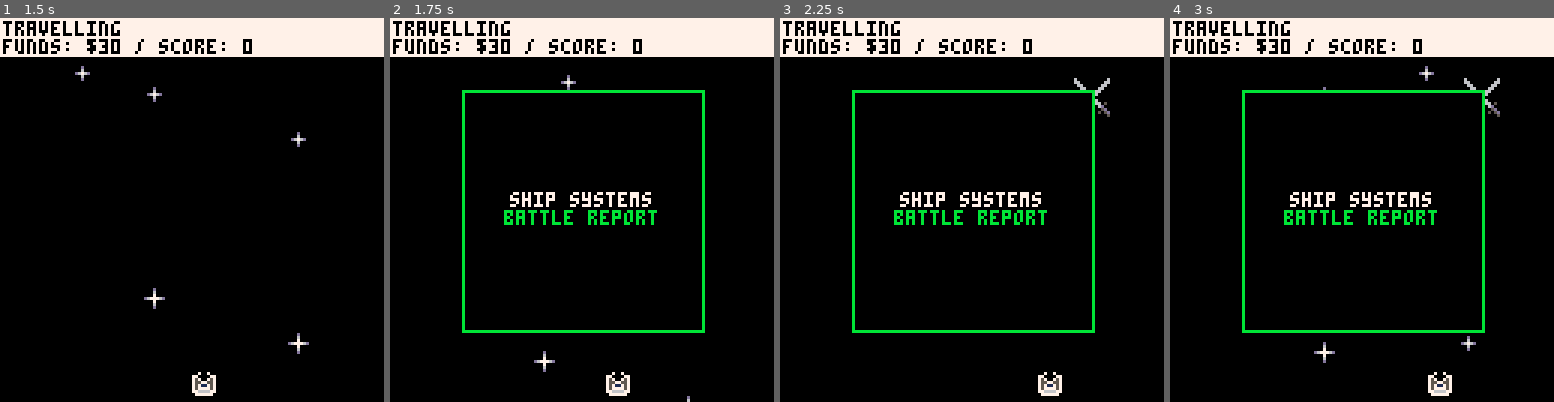
Above: before the commit, frames 1-4 (left to right).
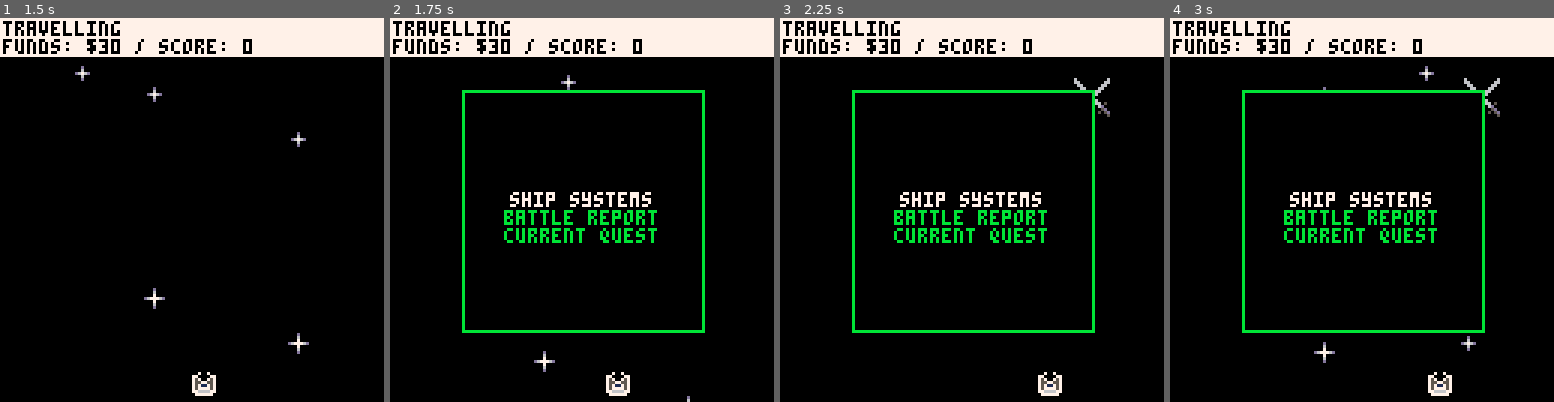
Above: after the commit, the same moments.

Repository: NinetiesPaul/Orion-s-Defender
Game: PICO-8 cartridge orionsdefender.p8
The game is run twice, just before and just after one commit, with the same random seed, the same clock (stepped at 60 frames per second) and the same inputs.
Inputs:
- Up to frame 1 (1.5 s): tap X (X key) at 0.33, 1.07 s; tap O (Z key) at 0.7 s
- Up to frame 2 (1.75 s): hold Right from 1.6 s (still down); tap O (Z key) at 1.7 s
- Up to frame 3 (2.25 s): tap X (X key) at 1.85 s; release Right at 2.1 s; tap O (Z key) at 2.1 s; hold Up from 2.15 s (still down)
- Up to frame 4 (3 s): release Up at 2.42 s; hold Right from 2.47 s (still down); tap O (Z key) at 2.5, 2.9 s; tap X (X key) at 2.97 s

Frame 1 is identical in both runs. In frame 2, 0.7% of the frame differs, in the area x 29-70%, y 54-59%; in frame 3, 0.7%; in frame 4, 0.7%.

Commit message:
feat: added quest feature

Diff:
--- a/orionsdefender.p8
+++ b/orionsdefender.p8
@@ -28,6 +28,7 @@
 	pause_menu_myship_page = 0
 	pause_menu_battlerep = false
 	pause_menu_battlerep_page = 0
+	pause_menu_quest_text = false
 	help_text_y = 0
 	stars = {}
 
@@ -47,6 +48,11 @@
 		"missile", -- 2
 		"cluster", -- 3
 		"stun" -- 4
+	}
+	encounters_spr = {
+		64,
+		72,
+		96
 	}
 
 	stat_lvl = { 5, 10, 15 }
@@ -319,7 +325,7 @@
 			b_health = 4.2,
 			b_energy = 5,
 			b_damage = 2,
-			b_shot_speed = 1.3,
+			b_shot_speed = 1.8,
 			b_speed =  1.5,
 			b_cdr = 50,
 			score = 175,
@@ -335,11 +341,27 @@
 			b_health = 5,
 			b_energy = 7,
 			b_damage = 3,
-			b_shot_speed = 1.7,
+			b_shot_speed = 2,
 			b_speed =  1.7,
 			b_cdr = 50,
 			score = 250,
 			reward = 20,
+			n_destroyed = 0,
+			knowledge_level = 0
+		},
+		{
+			id = 6,
+			name = "spider",
+			spr = 061,
+			spr_damage = 029,
+			b_health = 7,
+			b_energy = 6,
+			b_damage = 4,
+			b_shot_speed = 2.5,
+			b_speed =  2,
+			b_cdr = 55,
+			score = 300,
+			reward = 30,
 			n_destroyed = 0,
 			knowledge_level = 0
 		}
@@ -373,6 +395,15 @@
 	music_battle_end_playing = false
 
 	siren_spr = 015
+
+	-- quests
+	current_quest = false
+	current_quest_text = "no quest ongoing"
+	showing_quest_prompt = false
+	current_quest_option = false
+	quest_enemy_warned = false
+	quest_ended = false
+	quest_reward = 0
 end
 
 function _draw()
@@ -394,103 +425,114 @@
 
 			-- line(64,0,64,127, 7)
 
-			if not pause_menu_myship and not pause_menu_battlerep then
-				print("ship systems", 40, 58, (pause_menu_option == 1) and 7 or 11)
-				print("battle report", 38, 64, (pause_menu_option == 2) and 7 or 11)
-			end
-
-			if pause_menu_battlerep then
-				print("battle report", 26, 26, 11)
-				spr(enemy_list[pause_menu_battlerep_page].spr, 26, 39)
-				print("the " .. "\""..enemy_list[pause_menu_battlerep_page].name.."\"", 37, 40, 7)
-
-				print("hull: " .. enemy_list[pause_menu_battlerep_page].b_health, 26, 48, 7)
-				print("shield: " .. enemy_list[pause_menu_battlerep_page].b_energy, 26, 54, 7)
-				print("speed: " .. enemy_list[pause_menu_battlerep_page].b_speed, 26, 60, 7)
-				print("shot speed: " .. enemy_list[pause_menu_battlerep_page].b_shot_speed, 26, 66, 7)
-				print("damage: " .. enemy_list[pause_menu_battlerep_page].b_damage, 26, 72, 7)
-				print("cooldown: " .. enemy_list[pause_menu_battlerep_page].b_cdr, 26, 78, 7)
-
-				threath = (pause_menu_battlerep_page == 1) and "low" or (pause_menu_battlerep_page == 2 or pause_menu_battlerep_page == 3) and "mid" or "high"
-				print("threath level: " .. threath, 26, 84, 7)
-				print("confirmed kills: " .. enemy_list[pause_menu_battlerep_page].n_destroyed, 26, 90, 7)
-				print("proficiency: " .. enemy_list[pause_menu_battlerep_page].knowledge_level, 26, 96, 7)
-			end
-
-			if pause_menu_myship then
-				if pause_menu_myship_page == 1 then
-					print("ship systems", 26, 26, 11)
-
-					spr(003, 26, 40)
-					print("health", 34, 41, 7)
-					print(player.health.."/"..player.max_health, 92, 41, 7)
-					print("current ver: ", 26, 49, 7)
-					print(player.health_lvl .. "/3", 92, 49, 7)
-
-					spr(004, 26, 55)
-					print("armor", 34, 56, 7)
-					print(player.armor.."/"..player.max_armor, 92, 56, 7)
-					print("current ver: ", 26, 64, 7)
-					print(player.armor_lvl .. "/3", 92, 64, 7)
-
-					spr(005, 26, 70)
-					print("fuel", 34, 71, 7)
-					print(flr(player.fuel).."/"..player.max_fuel, 84, 71, 7)
-				elseif pause_menu_myship_page == 2 then
-					print("laser weapon", 26, 26, 11)
-
-					print("system lv", 26, 40, 7)
-					print(player.laser_lvl, 100, 40, 7)
-					print("damage", 26, 46, 7)
-					print(laser_damage, 92, 46, 7)
-					print("reload time", 26, 52, 7)
-					print(laser_cooldown_rate, 96, 52, 7)
-				elseif pause_menu_myship_page == 3 then
-					print("guided shot", 26, 26, 11)
-
-					print("system lv", 26, 40, 7)
-					print(player.missile_lvl, 100, 40, 7)
-					print("damage", 26, 46, 7)
-					print(missile_damage, 92, 46, 7)
-					print("reload time", 26, 52, 7)
-					print(missile_cooldown_rate, 92, 52, 7)
-					print("stockpile", 26, 58, 7)
-					print(player.missile_n.."/"..player.missile_max_capacity, 92, 58, 7)
-				elseif pause_menu_myship_page == 4 then
-					print("cluster shot", 26, 26, 11)
-
-					if player.weapon_system_lvl >= 2 then
+			if not showing_quest_prompt then
+				if not pause_menu_myship and not pause_menu_battlerep and not pause_menu_quest_text then
+					print("ship systems", 40, 58, (pause_menu_option == 1) and 7 or 11)
+					print("battle report", 38, 64, (pause_menu_option == 2) and 7 or 11)
+					print("current quest", 38, 70, (pause_menu_option == 3) and 7 or 11)
+				end
+
+				if pause_menu_battlerep then
+					print("battle report", 26, 26, 11)
+					spr(enemy_list[pause_menu_battlerep_page].spr, 26, 39)
+					print("the " .. "\""..enemy_list[pause_menu_battlerep_page].name.."\"", 37, 40, 7)
+
+					print("hull: " .. enemy_list[pause_menu_battlerep_page].b_health, 26, 48, 7)
+					print("shield: " .. enemy_list[pause_menu_battlerep_page].b_energy, 26, 54, 7)
+					print("speed: " .. enemy_list[pause_menu_battlerep_page].b_speed, 26, 60, 7)
+					print("shot speed: " .. enemy_list[pause_menu_battlerep_page].b_shot_speed, 26, 66, 7)
+					print("damage: " .. enemy_list[pause_menu_battlerep_page].b_damage, 26, 72, 7)
+					print("cooldown: " .. enemy_list[pause_menu_battlerep_page].b_cdr, 26, 78, 7)
+
+					threath = (pause_menu_battlerep_page == 1) and "low" or (pause_menu_battlerep_page == 2 or pause_menu_battlerep_page == 3) and "mid" or "high"
+					print("threath level: " .. threath, 26, 84, 7)
+					print("confirmed kills: " .. enemy_list[pause_menu_battlerep_page].n_destroyed, 26, 90, 7)
+					print("proficiency: " .. enemy_list[pause_menu_battlerep_page].knowledge_level, 26, 96, 7)
+				end
+
+				if pause_menu_myship then
+					if pause_menu_myship_page == 1 then
+						print("ship systems", 26, 26, 11)
+
+						spr(003, 26, 40)
+						print("health", 34, 41, 7)
+						print(player.health.."/"..player.max_health, 92, 41, 7)
+						print("current ver: ", 26, 49, 7)
+						print(player.health_lvl .. "/3", 92, 49, 7)
+
+						spr(004, 26, 55)
+						print("armor", 34, 56, 7)
+						print(player.armor.."/"..player.max_armor, 92, 56, 7)
+						print("current ver: ", 26, 64, 7)
+						print(player.armor_lvl .. "/3", 92, 64, 7)
+
+						spr(005, 26, 70)
+						print("fuel", 34, 71, 7)
+						print(flr(player.fuel).."/"..player.max_fuel, 84, 71, 7)
+					elseif pause_menu_myship_page == 2 then
+						print("laser weapon", 26, 26, 11)
+
 						print("system lv", 26, 40, 7)
-						print(player.cluster_lvl, 100, 40, 7)
+						print(player.laser_lvl, 100, 40, 7)
 						print("damage", 26, 46, 7)
-						print(cluster_damage, 92, 46, 7)
-						print("cluster damage", 26, 52, 7)
-						print(cluster_frag_damage, 88, 52, 7)
-						print("reload time", 26, 58, 7)
-						print(cluster_cooldown_rate, 96, 58, 7)
-						print("stockpile", 26, 64, 7)
-						print(player.cluster_n.."/"..player.cluster_max_capacity, 92, 64, 7)
-					else
-						print("unavailable", 26, 40, 7)
-					end
-				elseif pause_menu_myship_page == 5 then
-					print("stun shot", 26, 26, 11)
-
-					if player.weapon_system_lvl == 3 then
+						print(laser_damage, 92, 46, 7)
+						print("reload time", 26, 52, 7)
+						print(laser_cooldown_rate, 96, 52, 7)
+					elseif pause_menu_myship_page == 3 then
+						print("guided shot", 26, 26, 11)
+
 						print("system lv", 26, 40, 7)
-						print(player.stun_lvl, 100, 40, 7)
+						print(player.missile_lvl, 100, 40, 7)
 						print("damage", 26, 46, 7)
-						print(stun_damage, 92, 46, 7)
-						print("prox damage", 26, 52, 7)
-						print(stun_proximity_damage, 92, 52, 7)
-						print("reload time", 26, 58, 7)
-						print(stun_cooldown_rate, 92, 58, 7)
-						print("stockpile", 26, 64, 7)
-						print(player.stun_n.."/"..player.stun_max_capacity, 92, 64, 7)
-					else
-						print("unavailable", 26, 40, 7)
+						print(missile_damage, 92, 46, 7)
+						print("reload time", 26, 52, 7)
+						print(missile_cooldown_rate, 92, 52, 7)
+						print("stockpile", 26, 58, 7)
+						print(player.missile_n.."/"..player.missile_max_capacity, 92, 58, 7)
+					elseif pause_menu_myship_page == 4 then
+						print("cluster shot", 26, 26, 11)
+
+						if player.weapon_system_lvl >= 2 then
+							print("system lv", 26, 40, 7)
+							print(player.cluster_lvl, 100, 40, 7)
+							print("damage", 26, 46, 7)
+							print(cluster_damage, 92, 46, 7)
+							print("cluster damage", 26, 52, 7)
+							print(cluster_frag_damage, 88, 52, 7)
+							print("reload time", 26, 58, 7)
+							print(cluster_cooldown_rate, 96, 58, 7)
+							print("stockpile", 26, 64, 7)
+							print(player.cluster_n.."/"..player.cluster_max_capacity, 92, 64, 7)
+						else
+							print("unavailable", 26, 40, 7)
+						end
+					elseif pause_menu_myship_page == 5 then
+						print("stun shot", 26, 26, 11)
+
+						if player.weapon_system_lvl == 3 then
+							print("system lv", 26, 40, 7)
+							print(player.stun_lvl, 100, 40, 7)
+							print("damage", 26, 46, 7)
+							print(stun_damage, 92, 46, 7)
+							print("prox damage", 26, 52, 7)
+							print(stun_proximity_damage, 92, 52, 7)
+							print("reload time", 26, 58, 7)
+							print(stun_cooldown_rate, 92, 58, 7)
+							print("stockpile", 26, 64, 7)
+							print(player.stun_n.."/"..player.stun_max_capacity, 92, 64, 7)
+						else
+							print("unavailable", 26, 40, 7)
+						end
 					end
 				end
+
+				if pause_menu_quest_text then
+					print(current_quest_text, 26, 26, 7)
+				end
+			else
+				print(showing_quest_prompt, 26, 26, 7)
+				print("[z/🅾️] accept", 26, 92, 7)
+				print("[x/❎] decline", 26, 98, 7)
 			end
 		end
 	end
@@ -510,6 +552,7 @@
 		draw_transition_animation()
 		print("victory!", 48,64, 0)
 		print("found " .. battle_rewards .. " scraps", 35,72, 0)
+		if (quest_ended) print("quest rewards " .. quest_reward, 35,78, 0)
 		if (stat(54) == 0) print("press z or x to continue", 18, 104, 0)
 	end
 
@@ -609,32 +652,38 @@
 			if (clock % 60 == 0) create_encounter()
 			if (player.fuel <= 0) current_view = 5
 			foreach(encounters, move_encounter)
+			if (btnp(4)) pause_menu = true
 		else
-			if btnp(3) then
-				if (pause_menu_option < 2) pause_menu_option += 1
-			elseif btnp(2) then
-				if (pause_menu_option > 1) pause_menu_option -= 1
+			if not showing_quest_prompt then
+				if btnp(3) then
+					if (pause_menu_option < 3) pause_menu_option += 1
+				elseif btnp(2) then
+					if (pause_menu_option > 1) pause_menu_option -= 1
+				end
+
+				if btnp(0) then
+					if (pause_menu_myship and pause_menu_myship_page > 1) pause_menu_myship_page -= 1
+					if (pause_menu_battlerep and pause_menu_battlerep_page > 1) pause_menu_battlerep_page -= 1
+				elseif btnp(1) then
+					if (pause_menu_myship and pause_menu_myship_page < 6) pause_menu_myship_page += 1
+					if (pause_menu_battlerep and pause_menu_battlerep_page < 6) pause_menu_battlerep_page += 1
+				end
+
+				if btnp(4) then
+					if (pause_menu_option == 1) pause_menu_myship = true pause_menu_myship_page = 1 pause_menu_battlerep = false
+					if (pause_menu_option == 2) pause_menu_myship = false pause_menu_battlerep = true pause_menu_battlerep_page = 1
+					if (pause_menu_option == 3) pause_menu_quest_text = true
+				end
+			else
+				if (btnp(4)) pause_menu = false current_quest = current_quest_option current_quest_text = showing_quest_prompt showing_quest_prompt = false
 			end
 
-			if btnp(0) then
-				if (pause_menu_myship and pause_menu_myship_page > 1) pause_menu_myship_page -= 1
-				if (pause_menu_battlerep and pause_menu_battlerep_page > 1) pause_menu_battlerep_page -= 1
-			elseif btnp(1) then
-				if (pause_menu_myship and pause_menu_myship_page < 5) pause_menu_myship_page += 1
-				if (pause_menu_battlerep and pause_menu_battlerep_page < 5) pause_menu_battlerep_page += 1
+			if btnp(5) then
+				if (not pause_menu_myship and not pause_menu_battlerep and not pause_menu_quest_text) pause_menu = false showing_quest_prompt = false
+				if (pause_menu_myship) pause_menu_myship_page = 0 pause_menu_myship = false
+				if (pause_menu_battlerep) pause_menu_battlerep_page = 0 pause_menu_battlerep = false
+				if (pause_menu_quest_text) pause_menu_quest_text = false
 			end
-
-			if btnp(4) then
-				if (pause_menu_option == 1) pause_menu_myship = true pause_menu_myship_page = 1 pause_menu_battlerep = false
-				if (pause_menu_option == 2) pause_menu_myship = false pause_menu_battlerep = true pause_menu_battlerep_page = 1
-			end
-		end
-
-		if (btnp(4) and not pause_menu) pause_menu = true
-		if btnp(5) then
-			if (not pause_menu_myship and not pause_menu_battlerep) pause_menu = false
-			if (pause_menu_myship) pause_menu_myship_page = 0 pause_menu_myship = false
-			if (pause_menu_battlerep) pause_menu_battlerep_page = 0 pause_menu_battlerep = false
 		end
 	end
 
@@ -660,6 +709,7 @@
 				scraps += battle_rewards
 				animation_direction = "out"
 				transition_animation = true
+				if (quest_ended) reset_quest_params()
 			end
 		end
 	end
@@ -873,40 +923,46 @@
 	while(enemy_count > 0)
 	do
 		enemy_data = rnd(enemy_type_pool)
-
-		local enemy = {}
-		for k, v in pairs(enemy_data) do
-			enemy[k] = v
-		end
-
-		enemy.id = enemy_data.id
-		enemy.health = enemy_data.b_health
-		enemy.max_health = enemy_data.b_health
-		enemy.energy = enemy_data.b_energy
-		enemy.max_energy = enemy_data.b_energy
-		enemy.current_speed = 0
-		enemy.max_speed = enemy_data.b_speed
-		enemy.clock = 0
-		enemy.bounty = (rnd() > bounty_chance[pirate_rep]) and rnd(bounty_lvls) or 0
-		enemy.x = flr(rnd(48)) + 48
-		enemy.y = 18
-		enemy.angle = 0
-		enemy.from_x = 0
-		enemy.to_x = 0
-		enemy.to_y = 0
-		enemy.moving = false
-		enemy.locked_on = false
-		enemy.stunned = false
-		enemy.energy_reboot = 300
-		enemy.energy_reboot_counter = 0
-		enemy.fire = true
-		enemy.collateral = false
-		add(enemies, enemy)
-
+		proccess_enemy(enemy_data)
 		enemy_count -= 1
 	end
 
+	if current_quest != false then
+		proccess_enemy(enemy_list[6])
+	end
+
 	battle_started = true
+end
+
+function proccess_enemy(enemy_data)
+	local enemy = {}
+	for k, v in pairs(enemy_data) do
+		enemy[k] = v
+	end
+
+	enemy.id = enemy_data.id
+	enemy.health = enemy_data.b_health
+	enemy.max_health = enemy_data.b_health
+	enemy.energy = enemy_data.b_energy
+	enemy.max_energy = enemy_data.b_energy
+	enemy.current_speed = 0
+	enemy.max_speed = enemy_data.b_speed
+	enemy.clock = 0
+	enemy.bounty = 0 --(rnd() > bounty_chance[pirate_rep]) and rnd(bounty_lvls) or 0
+	enemy.x = flr(rnd(48)) + 48
+	enemy.y = 18
+	enemy.angle = 0
+	enemy.from_x = 0
+	enemy.to_x = 0
+	enemy.to_y = 0
+	enemy.moving = false
+	enemy.locked_on = false
+	enemy.stunned = false
+	enemy.energy_reboot = 300
+	enemy.energy_reboot_counter = 0
+	enemy.fire = true
+	enemy.collateral = false
+	add(enemies, enemy)
 end
 
 function animate_explosion(exp)
@@ -1002,6 +1058,7 @@
 	cluster_cooldown = false
 	cluster_cooldown_counter = 0
 	current_ammo_mode = 1
+	reset_quest_params()
 end
 
 function draw_ui()
@@ -1077,38 +1134,44 @@
 
 function create_encounter()
 	random_factor = rnd()
-	type = (random_factor <= 0.7) and 1 or (random_factor <= 0.875) and 2 or 3
+	type = (random_factor <= 0.4) and 1 or (random_factor <= 0.75) and 2 or 3
+	pirate_shop = (type == 2 and rnd() <= 0.7) and true or false
+	if (type == 3 and current_quest != false) type = 1
+
+	quest_type = false
+	if (type == 3) quest_type = (rnd() < 0.5) and 1 or 2
 
 	local encounter = {}
 	encounter.x = rnd({ 12, 36, 64, 96, 108})
 	encounter.y = 12
 	encounter.type = type
 	encounter.animate = false
-	encounter.sprite = (type == 1) and 064 or 072
-	encounter.skull_y = (type == 3) and encounter.y + 4 or false
-	encounter.skull_x = (type == 3) and encounter.x - 4 or false
-	encounter.move_left = true
+	encounter.sprite = encounters_spr[type]
+	encounter.skull_y = (pirate_shop) and encounter.y + 4 or pirate_shop
+	encounter.skull_x = (pirate_shop) and encounter.x - 4 or pirate_shop
+	encounter.move_skull_left = true
+	encounter.quest_type = quest_type
 	encounter.clock = 0
 	add(encounters, encounter)
 end
 
 function draw_encounter(e)
 	spr(e.sprite,e.x, e.y, 2, 2)
-	if (e.type == 3) spr(045, e.skull_x, e.skull_y)
+	if (e.skull_y) spr(045, e.skull_x, e.skull_y)
 end
 
 function move_encounter(e)
 	e.clock += 1
 	e.y += 1
 
-	if e.type == 3 then
+	if e.skull_y then
 		e.skull_y += 1
-		if e.move_left then
+		if e.move_skull_left then
 			e.skull_x += 1
-			if (e.skull_x >= e.x + 8) e.move_left = false
+			if (e.skull_x >= e.x + 8) e.move_skull_left = false
 		else
 			e.skull_x -= 1
-			if (e.skull_x <= e.x - 4) e.move_left = true
+			if (e.skull_x <= e.x - 4) e.move_skull_left = true
 		end
 	end
 
@@ -1120,10 +1183,11 @@
 		if e.type == 1 then
 			transition_animation = true
 			current_view = 2
-		end
-		if e.type == 2 or e.type == 3 then
+		elseif e.type == 2 then
 			current_view = 4
-			if (e.type == 3) pirate_store = true
+			if (e.skull_y) pirate_store = true
+		else
+			show_quest_prompt(e.quest_type)
 		end
 	end
 
@@ -1133,22 +1197,31 @@
 
 	if e.animate then
 		if (e.clock % 1.5 == 0) e.sprite += 2
-		if e.type == 1 then
-			if e.sprite > 070 then
-				e.animate = false
-				e.sprite = 064
-			end
-		else
-			if e.sprite > 078 then
-				e.animate = false
-				e.sprite = 072
-			end
-		end
+		if (e.type == 1 and e.sprite > 070) e.animate = false e.sprite = 064
+		if (e.type == 2 and e.sprite > 078) e.animate = false e.sprite = 072
+		if (e.type == 3 and e.sprite > 103) e.animate = false e.sprite = 096
 	end
 
 	if (e.y >= 128) del(encounters,e)
 end
 
+function show_quest_prompt(q_type)
+	current_quest_option = q_type
+	pause_menu = true
+	showing_quest_prompt = (q_type == 1)
+		and "there's a pirate\naround these parts\nthat is causing too\nmuch trouble! he's\nattacking and\npillaging every\nship he sees!\n\ncan you take care\nof this?"
+		or "oh hi!\nwe need help getting\nto a planet, but\nit's dangerous to\ngo alone.\n\ncan you escort us\nto our destination?"
+end
+
+function reset_quest_params()
+	current_quest = false
+	current_quest_text = "no quest ongoing"
+	showing_quest_prompt = false
+	current_quest_option = false
+	quest_enemy_warned = false
+	quest_reward = 0
+	quest_ended = false
+end
 -->8
 -- player
 
@@ -1486,6 +1559,7 @@
 	energy_length = (energy_percentage == 1) and 6 or (energy_percentage < 1 and energy_percentage >= 0.5) and 4 or (energy_percentage < 0.5 and energy_percentage > 0) and 2 or 0
 	if (e.energy > 0) line(e.x + 1, e.y - 5, e.x + energy_length, e.y - 5, 12)
 	if (e.locked_on) rect(e.x - 2, e.y - 2, e.x + 9, e.y + 9,8)
+	if (e.spr == 061 and not quest_enemy_warned) quest_enemy_warned = true create_warning("quest\nenemy", e)
 end
 
 function draw_enemy_bullet(eb)
@@ -1502,6 +1576,7 @@
 	score += e.score
 	battle_rewards += flr(10 + (e.reward * (pirate_rep/2))) + e.bounty
 	create_explosion(e.x,e.y)
+	if (e.spr == 061) create_warning("quest\nenemy\ndestroyed", e) quest_ended = true quest_reward = 125 battle_rewards += quest_reward
 	sfx(05)
 	del(enemies,e)
 end
Not shown, changed: 24 lines of the sprite sheet (__gfx__) section of orionsdefender.p8
